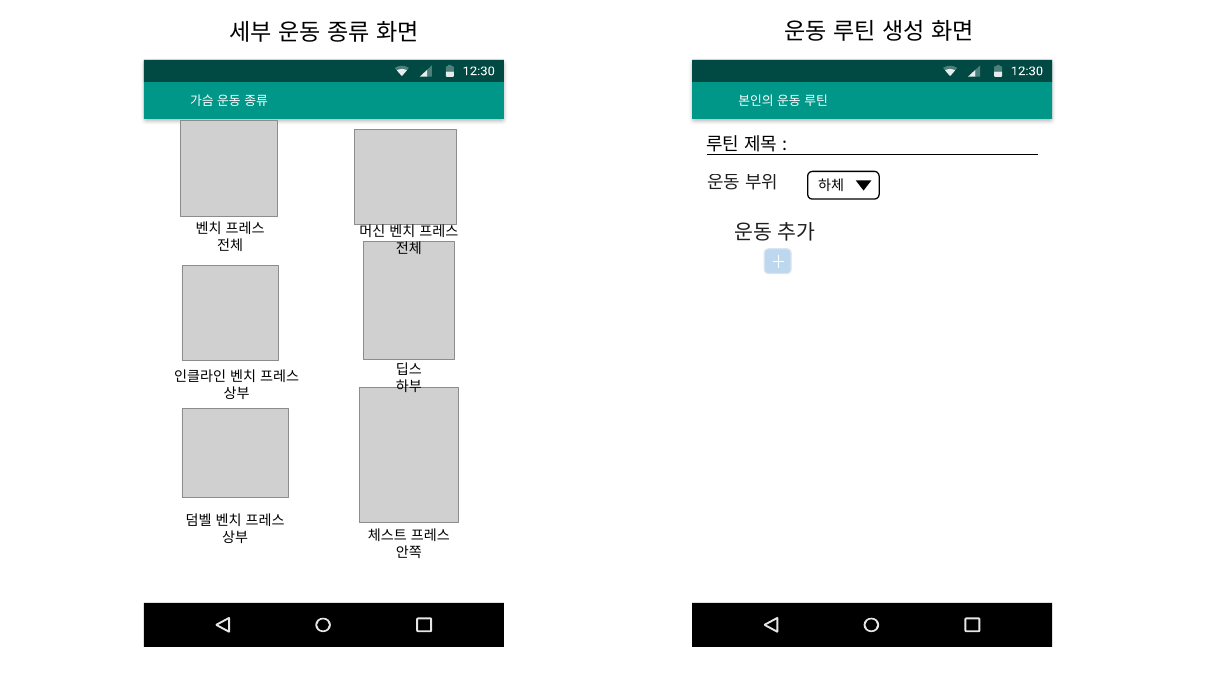
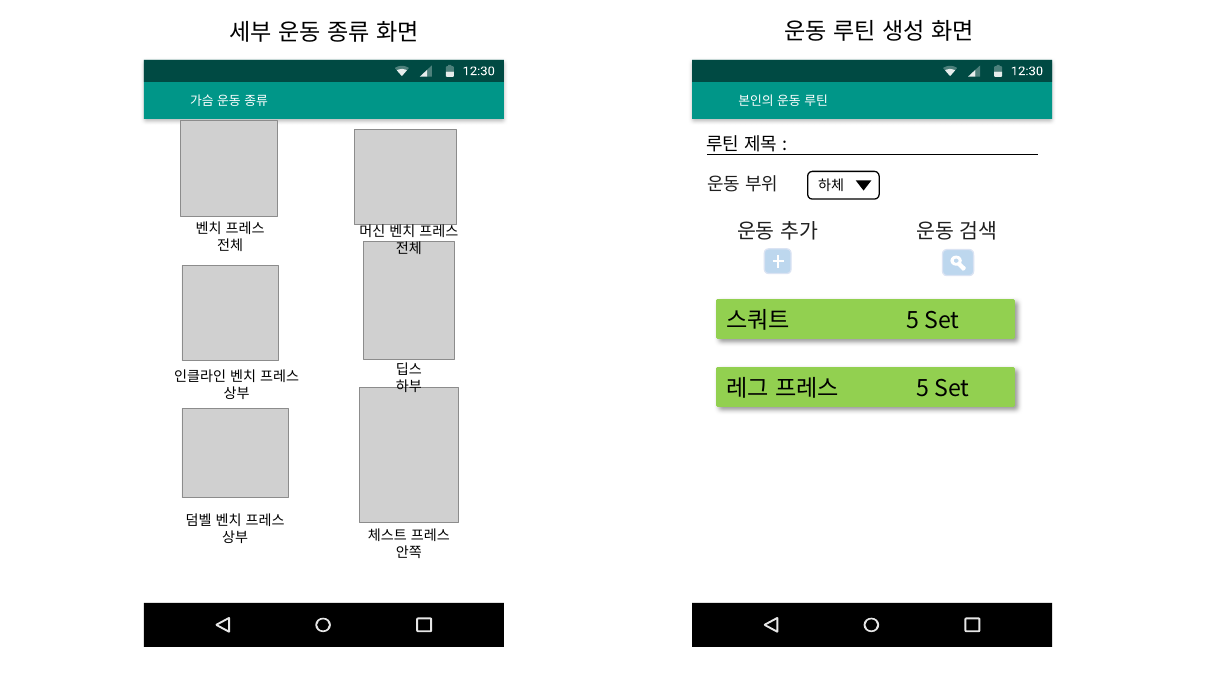
Before and after one commit to alstjr7437/AHC-AppProject, a slide deck: slide 4 of 설계/2반201915622김민석.pptx. Drawn at 1232x693 pixels with LibreOffice and Linux fonts; fonts in the diff are those of the drawing; grey boxes stand for pictures. Boxes give left, top, right and bottom in pixels: in the first picture for what was removed or moved away, otherwise in the second. Text is boxed around its words. In the diff, an @@ line names an element or a change of style, - is before the commit and + after.

```diff
--- a/설계/2반201915622김민석.pptx
+++ b/설계/2반201915622김민석.pptx
@@ text "운동 추가" at [737,221,819,240]: alignment left to centre @@
@@ group added at [717,221,1014,406]: 3 rectangles, 3 ellipses, 1 text, 1 rounded rectangle @@
+운동 검색
+스쿼트 5 Set
+레그 프레스 5 Set
```
Also in this commit, not shown: 3 other slides changed, 2 slides added.
